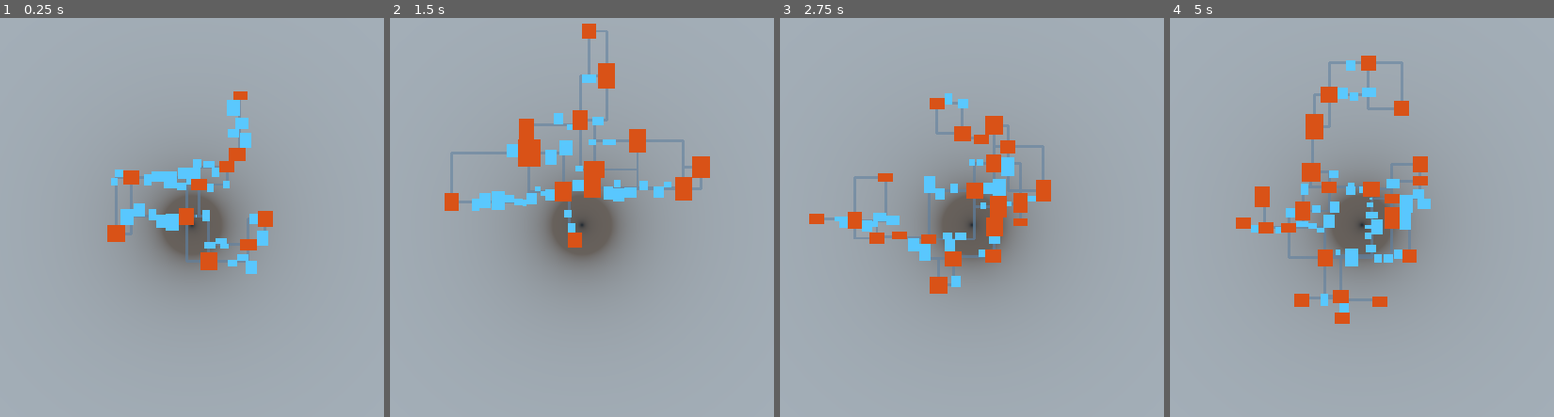
Above: before the commit, frames 1-4 (left to right).
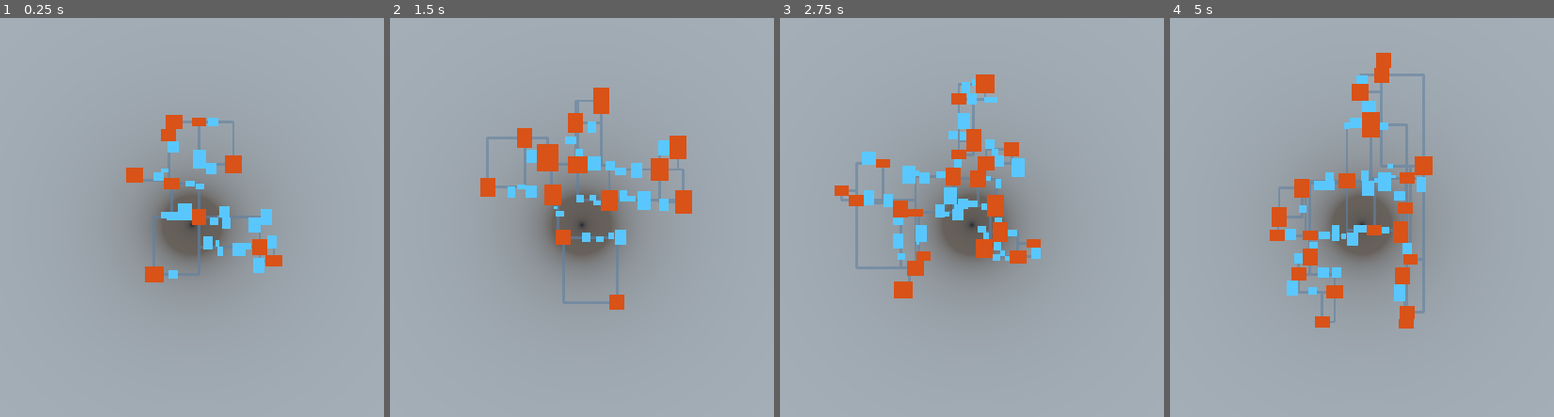
Above: after the commit, the same moments.

Repository: CavemanTournament/CavemanTournament
Game: Godot game, scene res://main.tscn
Two runs of this game, one before a commit and one after it. Both use one fixed random seed, a clock stepped at 60 frames per second and the inputs below. This scene is started directly instead of the project's main scene.
Inputs:
- Up to frame 1 (0.25 s): no input
- Up to frame 2 (1.5 s): tap Enter at 0.5 s; hold Space (ui_select) 0.53-1.28 s; tap Space (ui_select) at 1.35 s
- Up to frame 3 (2.75 s): tap Space (ui_select) at 1.52, 1.82 s; hold Space (ui_select) from 2.03 s (still down)
- Up to frame 4 (5 s): tap Enter at 2.75 s; release Space (ui_select) at 2.78 s; tap Space (ui_select) at 2.85, 3.02, 3.32, 4.35, 4.52, 4.82 s; hold Space (ui_select) 3.53-4.28 s

The runs differ from the first frame. In frame 1, 5.8% of the frame differs, in the area x 27-74%, y 18-67%; in frame 2, 9.1%; in frame 3, 9.7%; in frame 4, 11%, in the area x 17-69%, y 8-78%.

Commit message:
refactor: stronger static typing

Diff:
--- a/dungeon/cell.gd
+++ b/dungeon/cell.gd
@@ -4,7 +4,7 @@
 var id: int
 var height: float
 var rect: = Rect2()
-var type: = DungeonVariables.CELL_TYPE_NONE
+var type: int = DungeonVariables.CellType.NONE
 
 var collision_shape
 var mesh_instance
@@ -26,10 +26,10 @@
 	add_child(self.collision_shape)
 	add_child(self.mesh_instance)
 
-func distance_to(cell: DungeonCell):
+func distance_to(cell: DungeonCell) -> float:
 	return self.transform.origin.distance_to(cell.transform.origin)
 
-func set_size(size: Vector3):
+func set_size(size: Vector3) -> void:
 	self.height = size.y
 
 	var x = self.transform.origin.x - (size.x / 2)
@@ -39,13 +39,13 @@
 	self.collision_shape.shape.extents = size
 	self.mesh_instance.mesh.size = size
 
-func get_size():
+func get_size() -> Vector3:
 	return Vector3(self.rect.size.x, self.height, self.rect.size.y)
 
-func move(translation: Vector3):
+func move(translation: Vector3) -> void:
 	set_position(self.transform.origin + translation)
 
-func set_position(pos: Vector3):
+func set_position(pos: Vector3) -> void:
 	self.transform.origin = pos
 	self.rect = Rect2(
 		pos.x - (self.rect.size.x / 2),
@@ -54,16 +54,16 @@
 		self.rect.size.y
 	)
 
-func set_rect(_rect: Rect2):
+func set_rect(_rect: Rect2) -> void:
 	self.rect = _rect
 	self.transform.origin.x = (rect.position.x + rect.end.x) / 2
 	self.transform.origin.z = (rect.position.y + rect.end.y) / 2
 
-func set_type(_type: int):
+func set_type(_type: int) -> void:
 	self.type = _type
 	self.mesh_instance.mesh.set_material(DungeonVariables.CELL_MATERIALS[type])
 
-func merge(cell: DungeonCell):
+func merge(cell: DungeonCell) -> bool:
 	if !cell:
 		return false
 
@@ -77,14 +77,14 @@
 
 	return false
 
-func is_typeless():
-	return self.type == DungeonVariables.CELL_TYPE_NONE
+func is_typeless() -> bool:
+	return self.type == DungeonVariables.CellType.NONE
 
-func is_room():
-	return self.type == DungeonVariables.CELL_TYPE_ROOM
+func is_room() -> bool:
+	return self.type == DungeonVariables.CellType.ROOM
 
-func is_sideroom():
-	return self.type == DungeonVariables.CELL_TYPE_SIDEROOM
+func is_sideroom() -> bool:
+	return self.type == DungeonVariables.CellType.SIDEROOM
 
-func is_corridor():
-	return self.type == DungeonVariables.CELL_TYPE_CORRIDOR
+func is_corridor() -> bool:
+	return self.type == DungeonVariables.CellType.CORRIDOR
--- a/dungeon/generator.gd
+++ b/dungeon/generator.gd
@@ -15,16 +15,16 @@
 var rng: RandomNumberGenerator
 var cells: Dictionary
 
-var next_cell_id = 0
+var next_cell_id: = 0
 
 func _init(
-	_num_cells,
-	_cell_size_mean,
-	_cell_size_deviation,
-	_cell_position_range,
-	_min_room_size,
-	_corridor_width,
-	_cell_height
+	_num_cells: int,
+	_cell_size_mean: int,
+	_cell_size_deviation: int,
+	_cell_position_range: int,
+	_min_room_size: int,
+	_corridor_width: int,
+	_cell_height: int
 ):
 	self.num_cells = _num_cells
 	self.cell_size_mean = _cell_size_mean
@@ -44,18 +44,17 @@
 
 	# Generate randomly sized and positioned cells, and separate them
 	for _i in range(num_cells):
-		var cell = generate_random_cell()
+		var cell: = generate_random_cell()
 		separate_cell(cell)
 		self.cells[cell.id] = cell
 
 		# Set cell type to room if it's big enough
 		if cell.rect.size.x >= min_room_size:
-			cell.set_type(DungeonVariables.CELL_TYPE_ROOM)
+			cell.set_type(DungeonVariables.CellType.ROOM)
 
 	# Get a graph of linked rooms
-	var room_graph = get_room_graph()
-
-	var link_paths = []
+	var room_graph: = get_room_graph()
+	var link_paths: = []
 
 	for cell1_id in room_graph.nodes:
 		for cell2_id in room_graph.edges[cell1_id]:
@@ -70,7 +69,7 @@
 		create_corridors(path, corridor_width)
 
 	# Return rooms, siderooms and corridors
-	var assigned_cells = []
+	var assigned_cells: = []
 	for cell in self.cells.values():
 		if !cell.is_typeless():
 			assigned_cells.append(cell)
@@ -78,21 +77,21 @@
 	return assigned_cells
 
 func get_unused_cell_id():
-	var id = self.next_cell_id
+	var id: = self.next_cell_id
 	self.next_cell_id += 1
 	return id
 
-func create_siderooms(path):
+func create_siderooms(path: Array):
 	for cell in self.cells.values():
 		if cell.is_typeless() && path_overlaps_cell(path, cell, corridor_width):
-			cell.set_type(DungeonVariables.CELL_TYPE_SIDEROOM)
-
-func create_corridors(path, path_width):
-	var prev_corridor = null
+			cell.set_type(DungeonVariables.CellType.SIDEROOM)
+
+func create_corridors(path: Array, path_width: int) -> DungeonCell:
+	var prev_corridor: DungeonCell
 
 	for point_idx in range(path.size() - 1):
-		var p1 = path[point_idx]
-		var p2 = path[point_idx + 1]
+		var p1: Vector3 = path[point_idx]
+		var p2: Vector3 = path[point_idx + 1]
 
 		assert(p1.x == p2.x || p1.z == p2.z) # Straight lines only
 
@@ -103,20 +102,20 @@
 			# at every position. We do this by following the middle of the path,
 			# and adding corridors on both sides of the path. `width_range` is
 			# how many corridors should be added on both sides.
-			var width_range = (path_width - 1) / 2
+			var width_range: float = (path_width - 1) / 2
 
 			if width_range == 0:
 				# When `width_range` is 0, we only consider the current position
 				# for the corridor. We're not adding more to the sides.
 
-				var overlapping_cell = get_cell_at(pos, false)
+				var overlapping_cell: = get_cell_at(pos, false)
 
 				# Add corridor cell at current position if the position is unoccupied
 				if !overlapping_cell:
-					var corridor = DungeonCell.new(get_unused_cell_id())
+					var corridor: = DungeonCell.new(get_unused_cell_id())
 					corridor.set_size(Vector3(1, cell_height, 1))
 					corridor.set_position(pos)
-					corridor.set_type(DungeonVariables.CELL_TYPE_CORRIDOR)
+					corridor.set_type(DungeonVariables.CellType.CORRIDOR)
 
 					# Merge new corridor with previous one if possible to reduce
 					# resulting game objects
@@ -129,20 +128,20 @@
 				# piece from one wall to the other. We then create one tile wide
 				# corridors along this path.
 
-				var delta_min = -floor(width_range)
-				var delta_max = ceil(width_range)
+				var delta_min: = -floor(width_range)
+				var delta_max: = ceil(width_range)
 
 				# If the path goes horizontally, then the corridor-width-path
 				# should go vertically, and vice versa
-				var x_multi = 0 if p1.x != p2.x else 1
-				var z_multi = 0 if p1.z != p2.z else 1
-
-				var corridor_width_path = [
+				var x_multi: = 0 if p1.x != p2.x else 1
+				var z_multi: = 0 if p1.z != p2.z else 1
+
+				var corridor_width_path: = [
 					pos + Vector3(delta_min * x_multi, 0, delta_min * z_multi),
 					pos + Vector3(delta_max * x_multi, 0, delta_max * z_multi)
 				]
 
-				var corridor = create_corridors(corridor_width_path, 1)
+				var corridor: = create_corridors(corridor_width_path, 1)
 
 				# Merge new wide corridor with previous one if possible to
 				# reduce resulting game objects
@@ -158,13 +157,13 @@
 
 	return prev_corridor
 
-func generate_random_cell():
-	var cell = DungeonCell.new(get_unused_cell_id())
-
-	var cell_size_base = rng.randfn(cell_size_mean, cell_size_deviation)
-	var cell_size_ratio = rng.randf_range(0.5, 1.5)
-	var cell_width = round(cell_size_base)
-	var cell_length = round(cell_size_base * cell_size_ratio)
+func generate_random_cell() -> DungeonCell:
+	var cell: = DungeonCell.new(get_unused_cell_id())
+
+	var cell_size_base: = rng.randfn(cell_size_mean, cell_size_deviation)
+	var cell_size_ratio: = rng.randf_range(0.5, 1.5)
+	var cell_width: = round(cell_size_base)
+	var cell_length: = round(cell_size_base * cell_size_ratio)
 
 	# Making all cell dimensions odd makes positioning them in a grid easier
 	cell_width += 1 - fmod(cell_width, 2)
@@ -172,37 +171,37 @@
 
 	cell.set_size(Vector3(cell_width, cell_height, cell_length))
 
-	var cell_pos = Util.random_point_in_circle(self.cell_position_range).round()
+	var cell_pos: = Util.random_point_in_circle(self.cell_position_range).round()
 	cell.move(Vector3(cell_pos.x, 0, cell_pos.y))
 
 	return cell
 
-func separate_cell(cell):
-	var cell_placement_dir = cell.transform.origin.normalized()
+func separate_cell(cell: DungeonCell):
+	var cell_placement_dir: = cell.transform.origin.normalized()
 
 	while true:
-		var overlapping_cell = get_overlapping_cell(cell)
+		var overlapping_cell: = get_overlapping_cell(cell)
 		if !overlapping_cell:
 			break
 
 		separate_cells(cell, overlapping_cell, cell_placement_dir)
 
-func delaunay_triangulate_cells(_cells: Array):
-	var points = PoolVector2Array()
+func delaunay_triangulate_cells(_cells: Array) -> Array:
+	var points: = PoolVector2Array()
 	for cell in _cells:
 		points.append(Vector2(cell.transform.origin.x, cell.transform.origin.z))
 
-	var triangulated_indices = Geometry.triangulate_delaunay_2d(points)
-
-	var triangulated_cells = []
+	var triangulated_indices: = Geometry.triangulate_delaunay_2d(points)
+
+	var triangulated_cells: = []
 	for idx in triangulated_indices:
 		triangulated_cells.append(_cells[idx])
 
 	return triangulated_cells
 
-func get_room_graph():
-	var rooms = []
-	var room_graph = Graph.new()
+func get_room_graph() -> Graph:
+	var rooms: = []
+	var room_graph: = Graph.new()
 
 	for cell in self.cells.values():
 		if cell.is_room():
@@ -210,16 +209,16 @@
 			room_graph.add_node(cell.id)
 
 	# Get a list of triangular paths between rooms, where none of the paths overlap
-	var triangulated_rooms = delaunay_triangulate_cells(rooms)
-
-	var i = 0
+	var triangulated_rooms: = delaunay_triangulate_cells(rooms)
+
+	var i: = 0
 	while i < triangulated_rooms.size():
-		var room0 = triangulated_rooms[i]
-		var room1 = triangulated_rooms[i + 1]
-		var room2 = triangulated_rooms[i + 2]
-		var w01 = room0.distance_to(room1)
-		var w12 = room1.distance_to(room2)
-		var w20 = room2.distance_to(room0)
+		var room0: DungeonCell = triangulated_rooms[i]
+		var room1: DungeonCell = triangulated_rooms[i + 1]
+		var room2: DungeonCell = triangulated_rooms[i + 2]
+		var w01: = room0.distance_to(room1)
+		var w12: = room1.distance_to(room2)
+		var w20: = room2.distance_to(room0)
 		room_graph.add_edge(room0.id, room1.id, w01)
 		room_graph.add_edge(room1.id, room2.id, w12)
 		room_graph.add_edge(room2.id, room0.id, w20)
@@ -227,7 +226,7 @@
 
 	# Create a minimum spanning tree graph from the triangulated graph. In this
 	# graph there is only one path between two rooms, i.e. there are no loops.
-	var mst = room_graph.mst()
+	var mst: = room_graph.mst()
 
 	# Add some extra loops to the graph from the original triangulated graph
 	i = 0
@@ -240,18 +239,18 @@
 	return mst
 
 func get_cell_link_path(cell1_id, cell2_id):
-	var path = []
-
-	var cell1 = self.cells[cell1_id]
-	var cell2 = self.cells[cell2_id]
-
-	var x1 = max(cell1.rect.position.x, cell2.rect.position.x)
-	var x2 = min(cell1.rect.end.x, cell2.rect.end.x)
-	var overlap_x = x2 - x1
-
-	var z1 = max(cell1.rect.position.y, cell2.rect.position.y)
-	var z2 = min(cell1.rect.end.y, cell2.rect.end.y)
-	var overlap_z = z2 - z1
+	var path: = []
+
+	var cell1: DungeonCell = self.cells[cell1_id]
+	var cell2: DungeonCell = self.cells[cell2_id]
+
+	var x1: = max(cell1.rect.position.x, cell2.rect.position.x)
+	var x2: = min(cell1.rect.end.x, cell2.rect.end.x)
+	var overlap_x: = x2 - x1
+
+	var z1: = max(cell1.rect.position.y, cell2.rect.position.y)
+	var z2: = min(cell1.rect.end.y, cell2.rect.end.y)
+	var overlap_z: = z2 - z1
 
 	if overlap_x >= corridor_width + 2:
 		# Get straight horizontal path
@@ -259,7 +258,7 @@
 		if cell1.rect.intersects(cell2.rect, true):
 			return path
 
-		var mid_x = round((x1 + x2) / 2)
+		var mid_x: = round((x1 + x2) / 2)
 		path.append(Vector3(mid_x, 0, ceil(z1 + 1)))
 		path.append(Vector3(mid_x, 0, floor(z2 - 1)))
 	elif overlap_z >= corridor_width + 2:
@@ -268,31 +267,31 @@
 		if cell1.rect.intersects(cell2.rect, true):
 			return path
 
-		var mid_z = round((z1 + z2) / 2)
+		var mid_z: = round((z1 + z2) / 2)
 		path.append(Vector3(ceil(x1 + 1), 0, mid_z))
 		path.append(Vector3(floor(x2 - 1), 0, mid_z))
 	else:
 		# Get L-shaped path
 
-		var cell1_x = floor(cell1.rect.end.x - 1) if cell1.rect.position.x < cell2.rect.position.x else ceil(cell1.rect.position.x + 1)
-		var cell1_z = floor(cell1.rect.end.y - 1) if cell1.rect.position.y < cell2.rect.position.y else ceil(cell1.rect.position.y + 1)
-		var cell2_x = floor(cell2.rect.end.x - 1) if cell2.rect.position.x < cell1.rect.position.x else ceil(cell2.rect.position.x + 1)
-		var cell2_z = floor(cell2.rect.end.y - 1) if cell2.rect.position.y < cell1.rect.position.y else ceil(cell2.rect.position.y + 1)
-
-		var temp_path1 = [
+		var cell1_x: = floor(cell1.rect.end.x - 1) if cell1.rect.position.x < cell2.rect.position.x else ceil(cell1.rect.position.x + 1)
+		var cell1_z: = floor(cell1.rect.end.y - 1) if cell1.rect.position.y < cell2.rect.position.y else ceil(cell1.rect.position.y + 1)
+		var cell2_x: = floor(cell2.rect.end.x - 1) if cell2.rect.position.x < cell1.rect.position.x else ceil(cell2.rect.position.x + 1)
+		var cell2_z: = floor(cell2.rect.end.y - 1) if cell2.rect.position.y < cell1.rect.position.y else ceil(cell2.rect.position.y + 1)
+
+		var temp_path1: = [
 			Vector3(cell1.transform.origin.x, 0, cell1_z),
 			Vector3(cell1.transform.origin.x, 0, cell2.transform.origin.z),
 			Vector3(cell2_x, 0, cell2.transform.origin.z)
 		]
 
-		var temp_path2 = [
+		var temp_path2: = [
 			Vector3(cell1_x, 0, cell1.transform.origin.z),
 			Vector3(cell2.transform.origin.x, 0, cell1.transform.origin.z),
 			Vector3(cell2.transform.origin.x, 0, cell2_z)
 		]
 
-		var temp_path1_overlaps = 0
-		var temp_path2_overlaps = 0
+		var temp_path1_overlaps: = 0
+		var temp_path2_overlaps: = 0
 
 		# We can't always avoid overlaps, but we want to at least minimize them
 		for cell in self.cells.values():
@@ -306,11 +305,11 @@
 
 	return path
 
-func separate_cells(cell1, cell2, dir):
-	var angle = dir.angle_to(Vector3.RIGHT)
-
-	var cell1_corner = Vector3.ZERO
-	var cell2_corner = Vector3.ZERO
+func separate_cells(cell1: DungeonCell, cell2: DungeonCell, dir: Vector3):
+	var angle: = dir.angle_to(Vector3.RIGHT)
+
+	var cell1_corner: = Vector3.ZERO
+	var cell2_corner: = Vector3.ZERO
 
 	if dir.x <= 0:
 		cell1_corner.x = cell1.rect.end.x
@@ -326,24 +325,24 @@
 		cell1_corner.z = cell1.rect.position.y
 		cell2_corner.z = cell2.rect.end.y
 
-	var dist_horizontal = cell2_corner.x - cell1_corner.x
-	var dist_vertical = cell2_corner.z - cell1_corner.z
-
-	var delta1 = Vector3(tan(angle) * dist_vertical, 0, dist_vertical).round()
-	var delta2 = Vector3(dist_horizontal, 0, tan(angle - PI / 2) * dist_horizontal).round()
+	var dist_horizontal: = cell2_corner.x - cell1_corner.x
+	var dist_vertical: = cell2_corner.z - cell1_corner.z
+
+	var delta1: = Vector3(tan(angle) * dist_vertical, 0, dist_vertical).round()
+	var delta2: = Vector3(dist_horizontal, 0, tan(angle - PI / 2) * dist_horizontal).round()
 
 	if delta1.length() < delta2.length():
 		cell1.move(delta1)
 	else:
 		cell1.move(delta2)
 
-func get_overlapping_cell(cell1):
+func get_overlapping_cell(cell1: DungeonCell) -> DungeonCell:
 	for cell2 in self.cells.values():
 		if cell1.id != cell2.id && cell1.rect.intersects(cell2.rect):
 			return cell2
 	return null
 
-func get_cell_at(pos: Vector3, include_typeless: = true):
+func get_cell_at(pos: Vector3, include_typeless: = true) -> DungeonCell:
 	for cell in self.cells.values():
 		if !include_typeless && cell.is_typeless():
 			continue
@@ -351,10 +350,10 @@
 			return cell
 	return null
 
-func path_overlaps_cell(path, cell, line_width = 1):
+func path_overlaps_cell(path: Array, cell: DungeonCell, line_width: int = 1):
 	for i in range(path.size() - 1):
-		var path_p1 = Vector2(path[i].x, path[i].z)
-		var path_p2 = Vector2(path[i + 1].x, path[i + 1].z)
+		var path_p1: = Vector2(path[i].x, path[i].z)
+		var path_p2: = Vector2(path[i + 1].x, path[i + 1].z)
 		return Util.segment_intersects_rect2(path_p1, path_p2, cell.rect, line_width)
 
 	return false
--- a/dungeon/variables.gd
+++ b/dungeon/variables.gd
@@ -1,9 +1,11 @@
 extends Node
 
-const CELL_TYPE_NONE = 0
-const CELL_TYPE_ROOM = 1
-const CELL_TYPE_SIDEROOM = 2
-const CELL_TYPE_CORRIDOR = 3
+enum CellType {
+	NONE = 0,
+	ROOM = 1,
+	SIDEROOM = 2,
+	CORRIDOR = 3
+}
 
 const CELL_MATERIALS = [
 	null,
--- a/main.gd
+++ b/main.gd
@@ -11,10 +11,15 @@
 
 export var debug = false
 
+onready var debug_geom: = $ImmediateGeometry
+onready var rooms: = $Rooms
+onready var siderooms: = $Siderooms
+onready var corridors: = $Corridors
+
 func _ready():
 	make_cells()
 
-func make_cells():
+func make_cells() -> void:
 	var dungeon_generator = DungeonGenerator.new(
 		num_cells,
 		cell_size_mean,
@@ -31,36 +36,36 @@
 		cell.set_position(cell.transform.origin * tile_size)
 
 		if cell.is_room():
-			$Rooms.add_child(cell)
+			self.rooms.add_child(cell)
 		if cell.is_sideroom():
-			$Siderooms.add_child(cell)
+			self.siderooms.add_child(cell)
 		if cell.is_corridor():
-			$Corridors.add_child(cell)
+			self.corridors.add_child(cell)
 
-	$ImmediateGeometry.clear()
+	self.debug_geom.clear()
 
 	if self.debug:
 		for cell in cells:
 			draw_cell(cell)
 
-	yield(get_tree(), "idle_frame")
-	for i in range(cells.size() - 1):
-		for j in range(i + 1, cells.size()):
-			if cells[i].rect.intersects(cells[j].rect):
-				print("Warning: cells ", cells[i].id, " and ", cells[j].id, " overlap")
-				draw_cell(cells[i])
-				draw_cell(cells[j])
+		yield(get_tree(), "idle_frame")
+		for i in range(cells.size() - 1):
+			for j in range(i + 1, cells.size()):
+				if cells[i].rect.intersects(cells[j].rect):
+					print("Warning: cells ", cells[i].id, " and ", cells[j].id, " overlap")
+					draw_cell(cells[i])
+					draw_cell(cells[j])
 
-func draw_cell(cell):
-	$ImmediateGeometry.begin(Mesh.PRIMITIVE_LINE_LOOP)
+func draw_cell(cell) -> void:
+	self.debug_geom.begin(Mesh.PRIMITIVE_LINE_LOOP)
 	if cell.is_typeless():
-		$ImmediateGeometry.set_color(Color(0, 0, 0))
+		self.debug_geom.set_color(Color(0, 0, 0))
 	if cell.is_room():
-		$ImmediateGeometry.set_color(Color(0.5, 0, 0))
+		self.debug_geom.set_color(Color(0.5, 0, 0))
 	if cell.is_sideroom():
-		$ImmediateGeometry.set_color(Color(0.2, 0.2, 0.5))
+		self.debug_geom.set_color(Color(0.2, 0.2, 0.5))
 	if cell.is_corridor():
-		$ImmediateGeometry.set_color(Color(0, 0, 0.5))
+		self.debug_geom.set_color(Color(0, 0, 0.5))
 
 	var y = cell_height * tile_size
 
@@ -69,16 +74,19 @@
 	var p3 = Vector3(cell.rect.end.x, y, cell.rect.end.y)
 	var p4 = Vector3(cell.rect.position.x, y, cell.rect.end.y)
 
-	$ImmediateGeometry.add_vertex(p1)
-	$ImmediateGeometry.add_vertex(p2)
-	$ImmediateGeometry.add_vertex(p3)
-	$ImmediateGeometry.add_vertex(p4)
-	$ImmediateGeometry.add_vertex(p1)
-	$ImmediateGeometry.end()
+	self.debug_geom.add_vertex(p1)
+	self.debug_geom.add_vertex(p2)
+	self.debug_geom.add_vertex(p3)
+	self.debug_geom.add_vertex(p4)
+	self.debug_geom.add_vertex(p1)
+	self.debug_geom.end()
 
 func _input(event):
 	if event.is_action_pressed('ui_select'):
-		for n in $Rooms.get_children() + $Siderooms.get_children() + $Corridors.get_children():
+		var room_objs = self.rooms.get_children()
+		var sideroom_objs = self.siderooms.get_children()
+		var corridor_objs = self.corridors.get_children()
+		for n in room_objs + sideroom_objs + corridor_objs:
 			n.queue_free()
 
 		# Wait one frame for cells to be cleared from tree
--- a/main.tscn
+++ b/main.tscn
@@ -10,7 +10,6 @@
 script = ExtResource( 1 )
 tile_size = 1.0
 num_cells = 200
-cell_position_range = 10
 min_room_size = 16
 
 [node name="Rooms" type="Node" parent="."]
--- a/project.godot
+++ b/project.godot
@@ -52,6 +52,10 @@
 
 DungeonVariables="*res://dungeon/variables.gd"
 
+[editor_plugins]
+
+enabled=PoolStringArray( "gut" )
+
 [input]
 
 up={
--- a/scripts/graph.gd
+++ b/scripts/graph.gd
@@ -4,18 +4,18 @@
 var edge_weights = {}
 var nodes = []
 
-func add_node(node):
+func add_node(node: int) -> void:
 	self.nodes.append(node)
 	self.edges[node] = []
 	self.edge_weights[node] = []
 
-func add_edge(node1, node2, weight = 0):
+func add_edge(node1: int, node2: int, weight: float = 0) -> void:
 	self.edges[node1].append(node2)
 	self.edges[node2].append(node1)
 	self.edge_weights[node1].append(weight)
 	self.edge_weights[node2].append(weight)
 
-func mst():
+func mst() -> Graph:
 	var graph = get_script().new()
 
 	if (self.nodes.size() == 0):
--- a/scripts/priority_queue.gd
+++ b/scripts/priority_queue.gd
@@ -2,7 +2,7 @@
 
 var data = []
 
-func push(item, priority):
+func push(item, priority: float) -> void:
 	self.data.append({"item": item, "priority": priority})
 	_up()
 
@@ -19,10 +19,10 @@
 
 	return top["item"]
 
-func size():
+func size() -> int:
 	return self.data.size()
 
-func _up():
+func _up() -> void:
 	var pos = self.data.size() - 1
 	var node = self.data[pos]
 
@@ -38,7 +38,7 @@
 
 	self.data[pos] = node
 
-func _down():
+func _down() -> void:
 	var pos = 0
 	var mid = self.data.size() >> 1
 	var node = self.data[pos]
@@ -58,5 +58,5 @@
 
 	self.data[pos] = node
 
-func _compare(item1, item2):
+func _compare(item1, item2) -> float:
 	return item1["priority"] - item2["priority"]
--- a/scripts/util.gd
+++ b/scripts/util.gd
@@ -1,6 +1,6 @@
 class_name Util
 
-static func random_point_in_circle(radius: float):
+static func random_point_in_circle(radius: float) -> Vector2:
 	var t = 2 * PI * randf()
 	var u = randf() + randf()
 	var r = 2 - u if u > 1 else u
@@ -11,7 +11,7 @@
 	p2: Vector2,
 	rect: Rect2,
 	segment_width: int = 1
-):
+) -> bool:
 	var w = (float(segment_width) - 1) / 2
 	var rect_p1 = Vector2(rect.position.x - floor(w), rect.position.y - floor(w))
 	var rect_p2 = Vector2(rect.end.x + ceil(w), rect.position.y - floor(w))
@@ -25,7 +25,7 @@
 		Geometry.segment_intersects_segment_2d(p1, p2, rect_p4, rect_p1)
 	)
 
-static func rect2_component_equality(rect1, rect2):
+static func rect2_component_equality(rect1, rect2) -> Dictionary:
 	return {
 		"x": rect1.position.x == rect2.position.x && rect1.end.x == rect2.end.x,
 		"y": rect1.position.y == rect2.position.y && rect1.end.y == rect2.end.y
